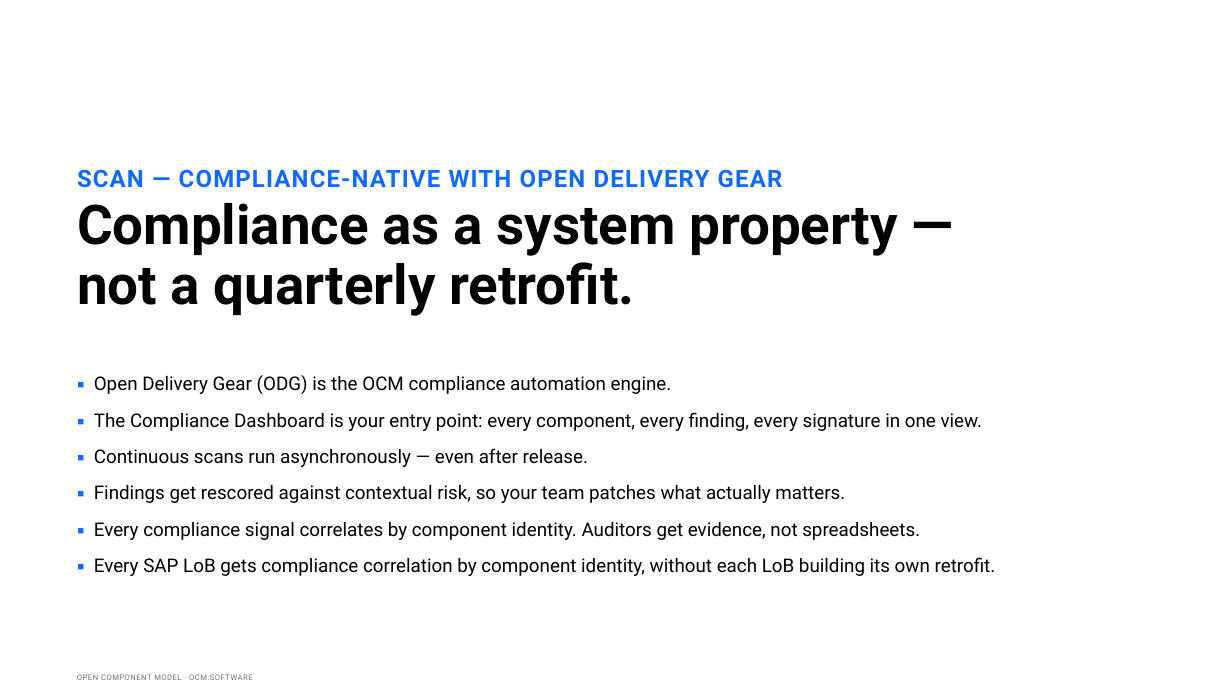
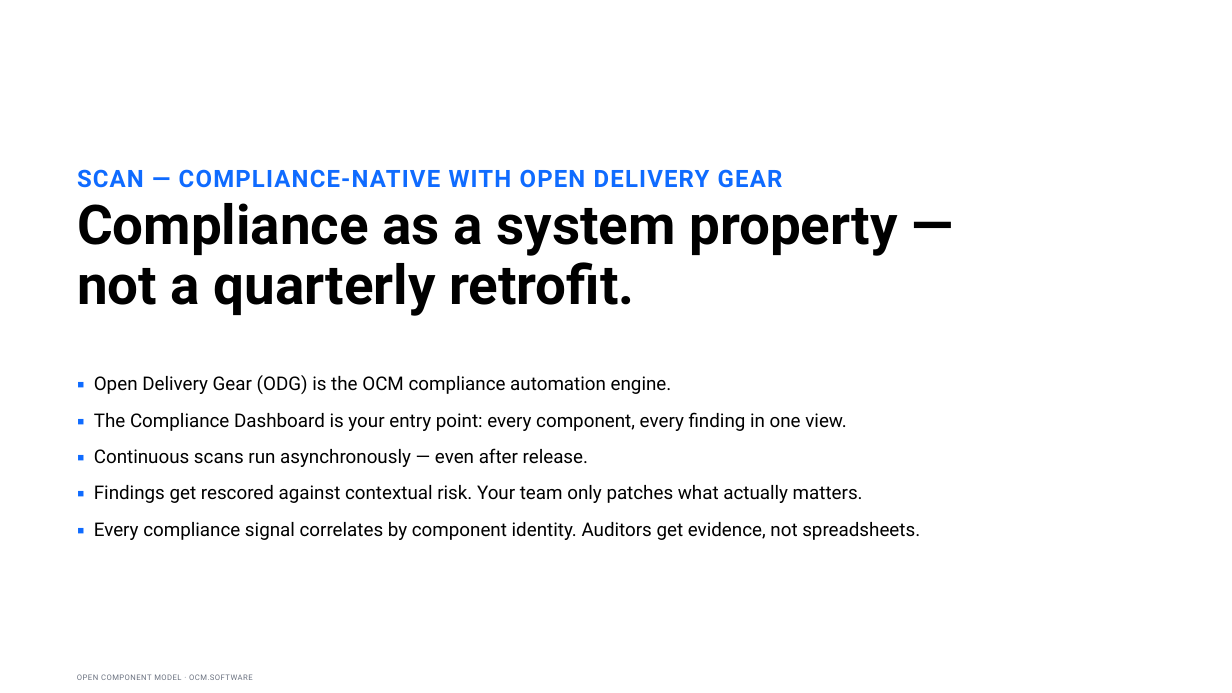
Before and after one commit to morri-son/open-component-model, a slide deck: slide 10 of docs/community/marketing/decks/exec-phase1/OCM-Sovereign-Delivery-Internal-Sponsor.pptx. Drawn at 1232x693 pixels with LibreOffice and Linux fonts; fonts in the diff are those of the drawing. Boxes give left, top, right and bottom in pixels: in the first picture for what was removed or moved away, otherwise in the second. Text is boxed around its words. In the diff, an @@ line names an element or a change of style, - is before the commit and + after.

```diff
--- a/docs/community/marketing/decks/exec-phase1/OCM-Sovereign-Delivery-Internal-Sponsor.pptx
+++ b/docs/community/marketing/decks/exec-phase1/OCM-Sovereign-Delivery-Internal-Sponsor.pptx
@@ text at (94, 412, 847, 431): text changed @@
-▪ The Compliance Dashboard is your entry point: every component, every finding, every signature in one view.
+▪ The Compliance Dashboard is your entry point: every component, every finding in one view.
@@ text at (94, 485, 863, 503): text changed @@
-▪ Findings get rescored against contextual risk, so your team patches what actually matters.
+▪ Findings get rescored against contextual risk. Your team only patches what actually matters.
@@ text at (94, 557, 996, 576): paragraph removed @@
-▪ Every SAP LoB gets compliance correlation by component identity, without each LoB building its own retrofit.
```
Also in this commit, not shown: 9 other slides changed, 16 other files.
